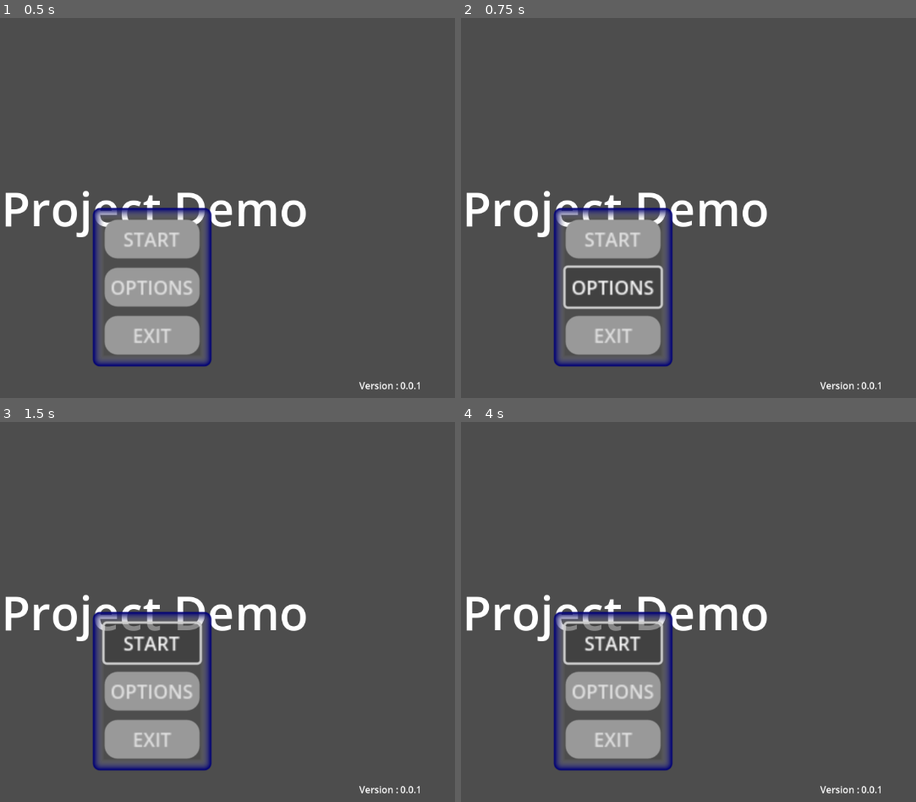
Above: before the commit, frames 1-4 (two rows, left to right).
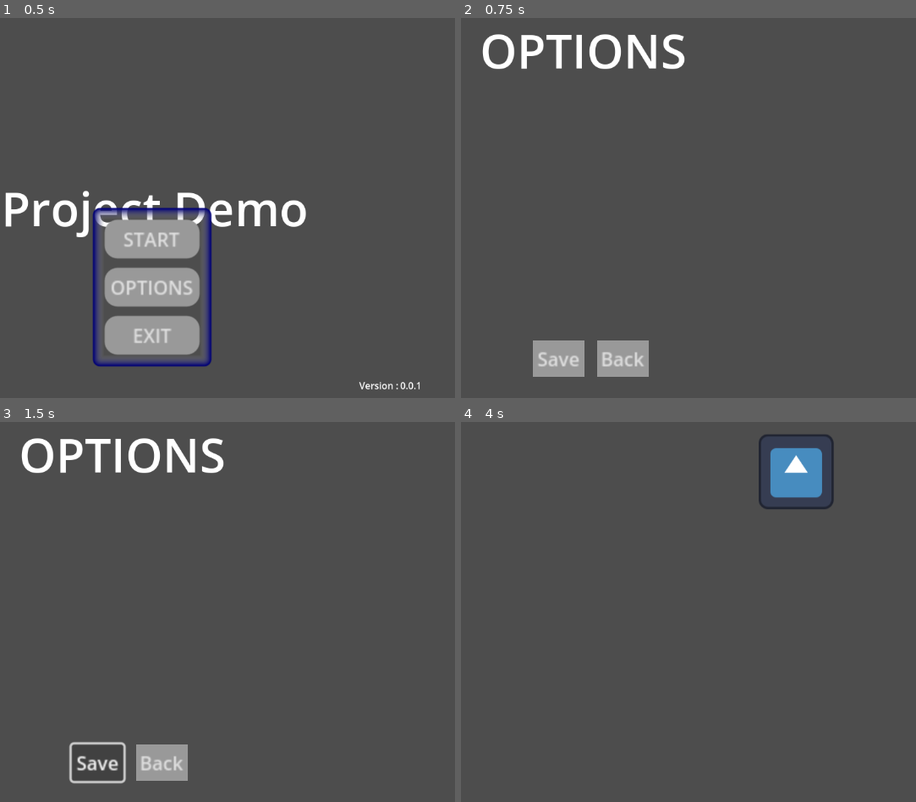
Above: after the commit, the same moments.

Repository: nakamura85/ProjectDemo_V0.0.1
Game: Godot game, scene res://Scenes/mainMenu.tscn
Two runs of this game, one before a commit and one after it. Both use one fixed random seed, a clock stepped at 60 frames per second and the inputs below. The engine's default icon, where the game draws it, is replaced by a stand-in: a white triangle on a blue panel in a dark square.
Inputs:
- Up to frame 1 (0.5 s): no input
- Up to frame 2 (0.75 s): click "OPTIONS" at 0.5 s
- Up to frame 3 (1.5 s): click "START" (after the commit: "Save") at 1.25 s
- Up to frame 4 (4 s): click "OPTIONS" (after the commit: "Back") at 2 s; click "START" at 2.75 s; click "START" (after the commit: "Skip") at 3.5 s

Frame 1 is identical in both runs. In frame 2, 12% of the frame differs, in the area x 1-93%, y 4-98%; in frame 3, 11%; in frame 4, 11%.

Commit message:
Patch 0.0.3N

Diff:
--- a/projectx_v0.0.1/Scenes/mainMenu.tscn
+++ b/projectx_v0.0.1/Scenes/mainMenu.tscn
@@ -1,7 +1,9 @@
-[gd_scene load_steps=9 format=3 uid="uid://eeu43ccekkpj"]
+[gd_scene load_steps=11 format=3 uid="uid://eeu43ccekkpj"]
 
 [ext_resource type="Script" uid="uid://bp5aect66ixeq" path="res://Script/main_menu.gd" id="1_dva2s"]
 [ext_resource type="Script" uid="uid://b5eehmttls5oj" path="res://Script/startBtn.gd" id="2_401c2"]
+[ext_resource type="Script" uid="uid://bytsoc76fvm1b" path="res://Script/exitBtn.gd" id="3_b7htb"]
+[ext_resource type="Script" uid="uid://bii2x5s5g0eq0" path="res://Script/optionBtn.gd" id="3_yl13b"]
 
 [sub_resource type="StyleBoxFlat" id="StyleBoxFlat_83s16"]
 bg_color = Color(0.6, 0.6, 0.6, 0)
@@ -133,11 +135,15 @@
 layout_mode = 2
 theme_override_styles/normal = SubResource("StyleBoxFlat_w7d22")
 text = "OPTIONS"
+script = ExtResource("3_yl13b")
 
 [node name="Button3" type="Button" parent="PanelContainer/VBoxContainer"]
 layout_mode = 2
 theme_override_styles/normal = SubResource("StyleBoxFlat_wked4")
 text = "EXIT"
+script = ExtResource("3_b7htb")
 
 [connection signal="ready" from="." to="." method="_on_ready"]
 [connection signal="pressed" from="PanelContainer/VBoxContainer/Button" to="PanelContainer/VBoxContainer/Button" method="_on_pressed"]
+[connection signal="pressed" from="PanelContainer/VBoxContainer/Button2" to="PanelContainer/VBoxContainer/Button2" method="_on_pressed"]
+[connection signal="pressed" from="PanelContainer/VBoxContainer/Button3" to="PanelContainer/VBoxContainer/Button3" method="_on_pressed"]
--- /dev/null
+++ b/projectx_v0.0.1/Scenes/options.tscn
@@ -0,0 +1,62 @@
+[gd_scene load_steps=3 format=3 uid="uid://vm6scfoyiu1y"]
+
+[ext_resource type="Script" uid="uid://nobq25gliapj" path="res://Script/backBtn.gd" id="1_prnvy"]
+
+[sub_resource type="StyleBoxFlat" id="StyleBoxFlat_y7yma"]
+
+[node name="Options" type="Control"]
+layout_mode = 3
+anchors_preset = 15
+anchor_right = 1.0
+anchor_bottom = 1.0
+grow_horizontal = 2
+grow_vertical = 2
+
+[node name="Label" type="Label" parent="."]
+layout_mode = 1
+anchors_preset = 5
+anchor_left = 0.5
+anchor_right = 0.5
+offset_left = -35.5
+offset_right = 35.5
+offset_bottom = 23.0
+grow_horizontal = 2
+theme_override_font_sizes/font_size = 80
+text = "OPTIONS"
+
+[node name="Button" type="Button" parent="."]
+layout_mode = 1
+anchors_preset = 7
+anchor_left = 0.5
+anchor_top = 1.0
+anchor_right = 0.5
+anchor_bottom = 1.0
+offset_left = -86.0
+offset_top = -98.0
+offset_right = -42.0
+offset_bottom = -67.0
+grow_horizontal = 2
+grow_vertical = 0
+scale = Vector2(2, 2)
+theme_override_styles/normal = SubResource("StyleBoxFlat_y7yma")
+text = "Save"
+
+[node name="Button2" type="Button" parent="."]
+layout_mode = 1
+anchors_preset = 7
+anchor_left = 0.5
+anchor_top = 1.0
+anchor_right = 0.5
+anchor_bottom = 1.0
+offset_left = 24.0
+offset_top = -98.0
+offset_right = 68.0
+offset_bottom = -67.0
+grow_horizontal = 2
+grow_vertical = 0
+scale = Vector2(2, 2)
+theme_override_styles/normal = SubResource("StyleBoxFlat_y7yma")
+text = "Back"
+script = ExtResource("1_prnvy")
+
+[connection signal="pressed" from="Button2" to="Button2" method="_on_pressed"]
--- /dev/null
+++ b/projectx_v0.0.1/Script/backBtn.gd
@@ -0,0 +1,5 @@
+extends Button
+
+
+func _on_pressed() -> void:
+	get_tree().change_scene_to_file("res://Scenes/mainMenu.tscn")
--- /dev/null
+++ b/projectx_v0.0.1/Script/exitBtn.gd
@@ -0,0 +1,8 @@
+extends Button
+
+
+func _on_pressed() -> void:
+	if OS.has_feature("web"):
+		get_tree().change_scene_to_file("res://Scenes/mainMenu.tscn")
+	else:
+		get_tree().quit()
--- /dev/null
+++ b/projectx_v0.0.1/Script/optionBtn.gd
@@ -0,0 +1,6 @@
+extends Button
+
+
+
+func _on_pressed() -> void:
+	get_tree().change_scene_to_file("res://Scenes/options.tscn")
--- a/projectx_v0.0.1/Script/startBtn.gd
+++ b/projectx_v0.0.1/Script/startBtn.gd
@@ -3,4 +3,4 @@
 
 
 func _on_pressed() -> void:
-	get_tree().change_scene_to_file("res://Scene/tutorialMenu.tscn")
+	get_tree().change_scene_to_file("res://Scenes/tutorialMenu.tscn")
Not shown, added: projectx_v0.0.1/Script/backBtn.gd.uid
Not shown, added: projectx_v0.0.1/Script/exitBtn.gd.uid
Not shown, added: projectx_v0.0.1/Script/optionBtn.gd.uid
